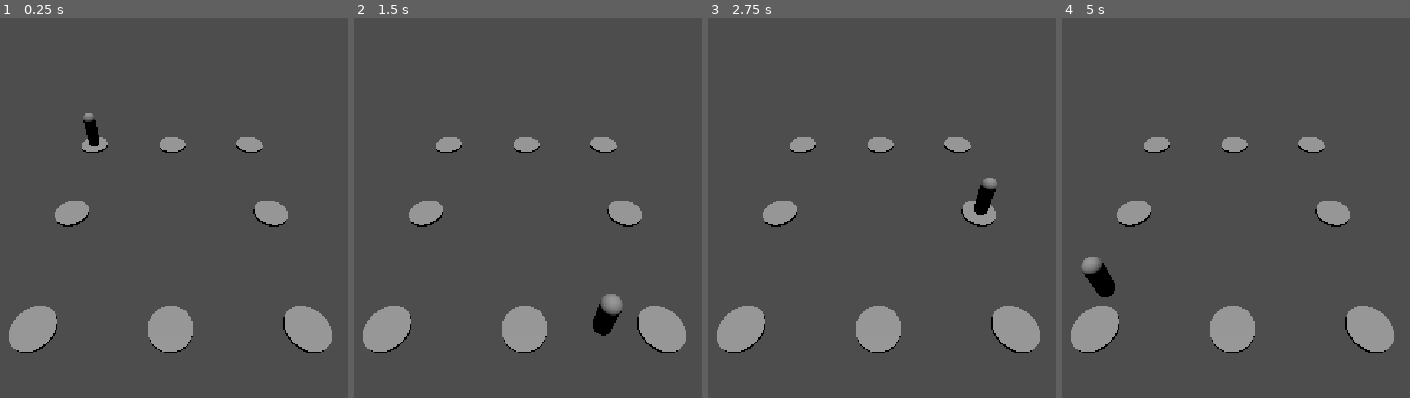
Above: before the commit, frames 1-4 (left to right).
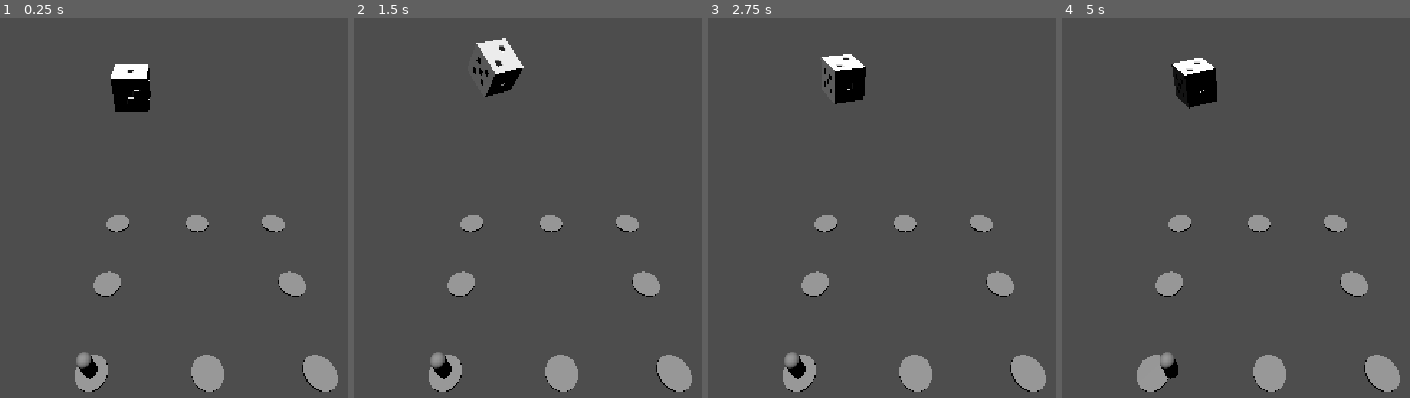
Above: after the commit, the same moments.

Repository: JoshuaG101/Godot_Game_Jam-HoboFight
Game: Godot game, scene res://Board.tscn
Same seed, same stepped clock (60 frames per second), same inputs: the game is played once before the commit and once after it. Before the commit the project has no main scene; this scene is started directly in both runs.
Inputs:
- Up to frame 1 (0.25 s): no input
- Up to frame 2 (1.5 s): tap Enter (ui_accept) at 0.5, 1.35 s; hold Enter (ui_accept) 0.53-1.28 s
- Up to frame 3 (2.75 s): tap Enter (ui_accept) at 1.52, 1.82 s; hold Enter (ui_accept) from 2.03 s (still down)
- Up to frame 4 (5 s): release Enter (ui_accept) at 2.78 s; tap Enter (ui_accept) at 2.85, 3.02, 3.32, 4.35, 4.52, 4.82 s; hold Enter (ui_accept) 3.53-4.28 s

The runs differ from the first frame. In frame 1, 11% of the frame differs, in the area x 2-98%, y 12-99%; in frame 2, 11%; in frame 3, 11%; in frame 4, 11%, in the area x 2-98%, y 10-99%.

Commit message:
Die movement system
Reworked the movement system so that it now moves via a die.

Diff:
--- a/board/Board.tscn
+++ b/board/Board.tscn
@@ -2,46 +2,114 @@
 
 [ext_resource type="PackedScene" uid="uid://dpupvrnyvh04l" path="res://MPTiles.tscn" id="1_nd4as"]
 [ext_resource type="PackedScene" uid="uid://c256lbtq7n0ge" path="res://player.tscn" id="2_3ng4l"]
+[ext_resource type="PackedScene" uid="uid://die1wplxa7la2" path="res://die.tscn" id="3_otxgx"]
+
+[sub_resource type="PhysicsMaterial" id="PhysicsMaterial_shskd"]
+bounce = 1.0
+
+[sub_resource type="BoxShape3D" id="BoxShape3D_jk7c4"]
+size = Vector3(1.0063477, 2.2236938, 18.1427)
+
+[sub_resource type="BoxShape3D" id="BoxShape3D_hmt4g"]
+size = Vector3(17.038666, 0.33984375, 17.61441)
 
 [node name="Board" type="Node3D" unique_id=1801319119]
 
-[node name="marioPartyTiles" parent="." unique_id=1257134171 instance=ExtResource("1_nd4as")]
+[node name="Camera3D" type="Camera3D" parent="." unique_id=1758973941]
+transform = Transform3D(-4.371139e-08, 0.7071068, -0.7071067, 0, 0.7071067, 0.7071068, 1, 3.090862e-08, -3.0908616e-08, -2.6318007, 10.139526, 2.5260224)
+
+[node name="Player" parent="." unique_id=596035739 node_paths=PackedStringArray("current_space", "dice") instance=ExtResource("2_3ng4l")]
+transform = Transform3D(1, 0, 0, 0, 1, 0, 0, 0, 1, 0.025871038, 0.24175477, 0.03738749)
+current_space = NodePath("../Node/marioPartyTiles")
+dice = NodePath("../Die")
+
+[node name="DirectionalLight3D" type="DirectionalLight3D" parent="." unique_id=86552288]
+transform = Transform3D(1, 0, 0, 0, -0.006063468, 0.99998164, 0, -0.99998164, -0.006063468, 0, 7.1043534, 0)
+
+[node name="Node" type="Node" parent="." unique_id=1550546266]
+
+[node name="marioPartyTiles" parent="Node" unique_id=1257134171 instance=ExtResource("1_nd4as")]
 next_nodes = Array[NodePath]([NodePath("../marioPartyTiles2"), NodePath("../marioPartyTiles3"), NodePath("../marioPartyTiles4"), NodePath("../marioPartyTiles5"), NodePath("../marioPartyTiles6"), NodePath("../marioPartyTiles7"), NodePath("../marioPartyTiles8")])
 
-[node name="marioPartyTiles2" parent="." unique_id=1460236739 instance=ExtResource("1_nd4as")]
+[node name="marioPartyTiles2" parent="Node" unique_id=1460236739 instance=ExtResource("1_nd4as")]
 transform = Transform3D(1, 0, 0, 0, 1, 0, 0, 0, 1, 0, 0, 3.5630155)
 next_nodes = Array[NodePath]([NodePath("../marioPartyTiles3")])
 
-[node name="marioPartyTiles3" parent="." unique_id=608240149 instance=ExtResource("1_nd4as")]
+[node name="marioPartyTiles3" parent="Node" unique_id=608240149 instance=ExtResource("1_nd4as")]
 transform = Transform3D(1, 0, 0, 0, 1, 0, 0, 0, 1, 0, 0, 7)
 next_nodes = Array[NodePath]([NodePath("../marioPartyTiles4")])
 
-[node name="marioPartyTiles4" parent="." unique_id=1848073407 instance=ExtResource("1_nd4as")]
+[node name="marioPartyTiles4" parent="Node" unique_id=1848073407 instance=ExtResource("1_nd4as")]
 transform = Transform3D(1, 0, 0, 0, 1, 0, 0, 0, 1, 3, 0, 7)
 next_nodes = Array[NodePath]([NodePath("../marioPartyTiles5")])
 
-[node name="marioPartyTiles5" parent="." unique_id=1062698871 instance=ExtResource("1_nd4as")]
+[node name="marioPartyTiles5" parent="Node" unique_id=1062698871 instance=ExtResource("1_nd4as")]
 transform = Transform3D(1, 0, 0, 0, 1, 0, 0, 0, 1, 6, 0, 7)
 next_nodes = Array[NodePath]([NodePath("../marioPartyTiles6")])
 
-[node name="marioPartyTiles6" parent="." unique_id=394575423 instance=ExtResource("1_nd4as")]
+[node name="marioPartyTiles6" parent="Node" unique_id=394575423 instance=ExtResource("1_nd4as")]
 transform = Transform3D(1, 0, 0, 0, 1, 0, 0, 0, 1, 6, 0, 3.5630155)
 next_nodes = Array[NodePath]([NodePath("../marioPartyTiles7")])
 
-[node name="marioPartyTiles7" parent="." unique_id=421402062 instance=ExtResource("1_nd4as")]
+[node name="marioPartyTiles7" parent="Node" unique_id=421402062 instance=ExtResource("1_nd4as")]
 transform = Transform3D(1, 0, 0, 0, 1, 0, 0, 0, 1, 6, 0, 0)
 next_nodes = Array[NodePath]([NodePath("../marioPartyTiles8")])
 
-[node name="marioPartyTiles8" parent="." unique_id=604033614 instance=ExtResource("1_nd4as")]
+[node name="marioPartyTiles8" parent="Node" unique_id=604033614 instance=ExtResource("1_nd4as")]
 transform = Transform3D(1, 0, 0, 0, 1, 0, 0, 0, 1, 3, 0, 0)
 next_nodes = Array[NodePath]([NodePath("../marioPartyTiles")])
 
-[node name="Camera3D" type="Camera3D" parent="." unique_id=1758973941]
-transform = Transform3D(1, 0, 0, 0, 0.7071067, 0.7071068, 0, -0.7071068, 0.7071067, 3.0583024, 6.5702777, 9.561741)
+[node name="Node2" type="Node" parent="." unique_id=621222356]
 
-[node name="Player" parent="." unique_id=596035739 node_paths=PackedStringArray("current_space") instance=ExtResource("2_3ng4l")]
-transform = Transform3D(1, 0, 0, 0, 1, 0, 0, 0, 1, 0.025871038, 0.24175477, -0.11351812)
-current_space = NodePath("../marioPartyTiles")
+[node name="StaticBody3D2" type="StaticBody3D" parent="Node2" unique_id=1415341671]
+transform = Transform3D(-7.54979e-08, 6.600236e-15, 1, -8.742278e-08, -1, 0, 1, -8.742278e-08, 7.54979e-08, 9.715781, 2.0653245, -6.107376)
+physics_material_override = SubResource("PhysicsMaterial_shskd")
 
-[node name="DirectionalLight3D" type="DirectionalLight3D" parent="." unique_id=86552288]
-transform = Transform3D(1, 0, 0, 0, -0.006063468, 0.99998164, 0, -0.99998164, -0.006063468, 0, 7.1043534, 0)
+[node name="CollisionShape3D" type="CollisionShape3D" parent="Node2/StaticBody3D2" unique_id=1867925731]
+transform = Transform3D(1, 0, 0, 0, 1, 0, 0, 0, 1, 0.40629148, -0.17809439, 7.700898)
+shape = SubResource("BoxShape3D_jk7c4")
+
+[node name="StaticBody3D" type="StaticBody3D" parent="Node2" unique_id=62297447]
+transform = Transform3D(-7.54979e-08, 6.600236e-15, 1, -8.742278e-08, -1, 0, 1, -8.742278e-08, 7.54979e-08, 19.420607, 2.4828982, 13.154551)
+physics_material_override = SubResource("PhysicsMaterial_shskd")
+
+[node name="CollisionShape3D" type="CollisionShape3D" parent="Node2/StaticBody3D" unique_id=1079628115]
+transform = Transform3D(1, 0, 0, 0, 1, 0, 0, 0, 1, -0.0031738281, 0.028816223, -2.0429688)
+shape = SubResource("BoxShape3D_jk7c4")
+
+[node name="StaticBody3D3" type="StaticBody3D" parent="Node2" unique_id=1701462767]
+transform = Transform3D(1, 0, 0, 0, 1, 0, 0, 0, 1, 8.783746, 2.4828982, 5.768638)
+physics_material_override = SubResource("PhysicsMaterial_shskd")
+
+[node name="CollisionShape3D" type="CollisionShape3D" parent="Node2/StaticBody3D3" unique_id=1221046046]
+transform = Transform3D(1, 0, 0, 0, 1, 0, 0, 0, 1, -0.0031738281, -0.17913818, -2.0429688)
+shape = SubResource("BoxShape3D_jk7c4")
+
+[node name="StaticBody3D4" type="StaticBody3D" parent="Node2" unique_id=1719984837]
+transform = Transform3D(1, 0, -1.7484555e-07, 0, 1, 0, 1.7484555e-07, 0, 1, 26.028126, 2.4828982, 5.7686396)
+physics_material_override = SubResource("PhysicsMaterial_shskd")
+
+[node name="CollisionShape3D" type="CollisionShape3D" parent="Node2/StaticBody3D4" unique_id=387803379]
+transform = Transform3D(1, 0, 0, 0, 1, 0, 0, 0, 1, -0.0031738281, -0.17913818, -2.0429688)
+shape = SubResource("BoxShape3D_jk7c4")
+
+[node name="StaticBody3D5" type="StaticBody3D" parent="Node2" unique_id=1235171771]
+transform = Transform3D(-1, 0, 1.509958e-07, 0, 1, 0, -1.509958e-07, 0, -1, 15.419326, -0.84983253, 1.4008803)
+physics_material_override = SubResource("PhysicsMaterial_shskd")
+
+[node name="CollisionShape3D" type="CollisionShape3D" parent="Node2/StaticBody3D5" unique_id=1446540015]
+transform = Transform3D(1, 0, 0, 0, 1, 0, 0, 0, 1, -2.1009722, 2.0755215, -2.4458187)
+shape = SubResource("BoxShape3D_hmt4g")
+
+[node name="StaticBody3D6" type="StaticBody3D" parent="Node2" unique_id=977886552]
+transform = Transform3D(1, 0, -3.019916e-07, 0, 1, 0, 3.019916e-07, 0, 1, 19.03674, 3.9200153, -26.00331)
+physics_material_override = SubResource("PhysicsMaterial_shskd")
+
+[node name="CollisionShape3D" type="CollisionShape3D" parent="Node2/StaticBody3D6" unique_id=2036244190]
+transform = Transform3D(1, 0, 0, 0, 1, 0, 0, 0, 1, -2.1009712, -2.864201, -2.4458187)
+shape = SubResource("BoxShape3D_hmt4g")
+
+[node name="Die" parent="." unique_id=1470165970 instance=ExtResource("3_otxgx")]
+transform = Transform3D(1, 0, 0, 0, 1, 0, 0, 0, 1, 14.61556, 2.4466233, 0)
+mass = 1.0
+gravity_scale = 2.0
--- /dev/null
+++ b/board/die.gd
@@ -0,0 +1,71 @@
+extends RigidBody3D
+
+@onready var raycasts = $Raycasts.get_children()
+
+var start_pos
+var jump_force = 5.0
+var horizontal_drift = 2.0
+var roll_strength = 15.0
+
+var is_rolling = false
+
+signal roll_finished(value)
+
+
+func _ready():
+	start_pos = global_position
+
+	var phys_mat = PhysicsMaterial.new()
+	phys_mat.bounce = 0.05
+	phys_mat.friction = 0.8
+	physics_material_override = phys_mat
+
+	linear_damp = 2.0
+	angular_damp = 2.0
+
+	# CRITICAL: Connect the built-in signal to your function via code!
+	if not sleeping_state_changed.is_connected(_on_sleeping_state_changed):
+		sleeping_state_changed.connect(_on_sleeping_state_changed)
+
+
+func _roll():
+	sleeping = false
+	freeze = false
+	transform.origin = start_pos
+	linear_velocity = Vector3.ZERO
+	angular_velocity = Vector3.ZERO
+
+	transform.basis = Basis(Vector3.RIGHT, randf_range(0, 2 * PI))
+	transform.basis = Basis(Vector3.UP, randf_range(0, 2 * PI)) * transform.basis
+	transform.basis = Basis(Vector3.FORWARD, randf_range(0, 2 * PI)) * transform.basis
+
+	var random_dir = Vector3(randf_range(-1, 1), 0, randf_range(-1, 1)).normalized()
+	var impulse = (random_dir * horizontal_drift) + (Vector3.UP * jump_force)
+
+	apply_central_impulse(impulse)
+
+	angular_velocity = Vector3(
+		randf_range(-1, 1),
+		randf_range(-1, 1),
+		randf_range(-1, 1)
+	).normalized() * roll_strength
+
+	is_rolling = true
+	print("Die rolled! Waiting for it to stop...")
+
+
+func _on_sleeping_state_changed() -> void:
+	if sleeping and is_rolling:
+		print("Die went to sleep. Checking raycasts...")
+		var landed_on_side = false
+		for raycast in raycasts:
+			if raycast.is_colliding():
+				print("Raycast hit! Landed on side value: ", raycast.opposite_side)
+				roll_finished.emit(raycast.opposite_side)
+				is_rolling = false
+				landed_on_side = true
+				break
+
+		if !landed_on_side:
+			print("Missed all raycasts, giving a tiny nudge...")
+			apply_central_impulse(Vector3(0, 0.5, 0))
--- /dev/null
+++ b/board/die.tscn
@@ -0,0 +1,55 @@
+[gd_scene format=3 uid="uid://die1wplxa7la2"]
+
+[ext_resource type="Script" uid="uid://splynekfxlj4" path="res://die.gd" id="1_gxo0y"]
+[ext_resource type="PackedScene" uid="uid://djpleeqabcsjs" path="res://Die.glb" id="2_muu1c"]
+[ext_resource type="PackedScene" uid="uid://0ov4utry8iml" path="res://die_ray_cast.tscn" id="3_muu1c"]
+
+[sub_resource type="PhysicsMaterial" id="PhysicsMaterial_muu1c"]
+
+[sub_resource type="BoxShape3D" id="BoxShape3D_jk7c4"]
+size = Vector3(2, 2, 2)
+
+[node name="Die" type="RigidBody3D" unique_id=1470165970]
+transform = Transform3D(0.265, 0, 0, 0, 0.265, 0, 0, 0, 0.265, 0, 0, 0)
+mass = 1000.0
+physics_material_override = SubResource("PhysicsMaterial_muu1c")
+gravity_scale = 8.0
+freeze = true
+script = ExtResource("1_gxo0y")
+
+[node name="Die" parent="." unique_id=522605296 instance=ExtResource("2_muu1c")]
+
+[node name="CollisionShape3D" type="CollisionShape3D" parent="." unique_id=2101733702]
+shape = SubResource("BoxShape3D_jk7c4")
+
+[node name="Raycasts" type="Node3D" parent="." unique_id=1492974846]
+
+[node name="DieRayCast" parent="Raycasts" unique_id=80182200 instance=ExtResource("3_muu1c")]
+transform = Transform3D(1, 0, 0, 0, 1, 0, 0, 0, 1, 0, -1, 0)
+target_position = Vector3(0, -0.3, 0)
+opposite_side = 1
+
+[node name="DieRayCast2" parent="Raycasts" unique_id=1966079193 instance=ExtResource("3_muu1c")]
+transform = Transform3D(-4.371139e-08, -1, 0, 1, -4.371139e-08, 0, 0, 0, 1, 1, 0, 0.3192525)
+target_position = Vector3(0, -0.3, 0)
+opposite_side = 3
+
+[node name="DieRayCast3" parent="Raycasts" unique_id=1547401976 instance=ExtResource("3_muu1c")]
+transform = Transform3D(1.3113416e-07, 1, 0, -1, 1.3113416e-07, 0, 0, 0, 1, -1, -5.9604645e-08, 0)
+target_position = Vector3(0, -0.3, 0)
+opposite_side = 5
+
+[node name="DieRayCast4" parent="Raycasts" unique_id=1394682869 instance=ExtResource("3_muu1c")]
+transform = Transform3D(-1, -8.742278e-08, 0, 8.742278e-08, -1, 0, 0, 0, 1, 0, 1, 0.0020439052)
+target_position = Vector3(0, -0.3, 0)
+opposite_side = 6
+
+[node name="DieRayCast6" parent="Raycasts" unique_id=771023261 instance=ExtResource("3_muu1c")]
+transform = Transform3D(1, 0, 0, 0, 0.017177224, -0.9998525, 0, 0.9998525, 0.017177224, 0, 0, -1)
+target_position = Vector3(0, -0.3, 0)
+opposite_side = 2
+
+[node name="DieRayCast5" parent="Raycasts" unique_id=1965828144 instance=ExtResource("3_muu1c")]
+transform = Transform3D(1, 0, 0, 0, -4.371139e-08, 1, 0, -1, -4.371139e-08, 0, 0, 1)
+target_position = Vector3(0, -0.3, 0)
+opposite_side = 4
--- /dev/null
+++ b/board/die_ray_cast.tscn
@@ -0,0 +1,8 @@
+[gd_scene format=3 uid="uid://0ov4utry8iml"]
+
+[ext_resource type="Script" uid="uid://c1hu42u0oeai3" path="res://ray_cast_3d.gd" id="1_rfaqe"]
+
+[node name="DieRayCast" type="RayCast3D" unique_id=80182200]
+target_position = Vector3(0, -0.1, 0)
+hit_from_inside = true
+script = ExtResource("1_rfaqe")
--- a/board/player.gd
+++ b/board/player.gd
@@ -1,9 +1,11 @@
 extends Node3D
 
 @export var current_space: BoardNode3D
+@export var dice: RigidBody3D # Drag your Die RigidBody3D here in the Inspector
 @export var move_speed: float = 4.0 # Higher is faster
 
 var is_moving: bool = false
+var is_rolling: bool = false
 
 func _ready() -> void:
 	if not current_space:
@@ -13,16 +15,25 @@
 	# Snap to the starting space immediately when the game loads
 	global_position = current_space.global_position
 
+	if dice:
+		# Connect to the die's signal so we receive the rolled number when it stops
+		dice.roll_finished.connect(_on_dice_roll_finished)
+	else:
+		push_error("Player is missing the Dice reference in the Inspector!")
 
-func _process(delta: float) -> void:
-	if Input.is_action_just_pressed("ui_accept") and not is_moving:
-		if not current_space:
-			print("Cannot move: current_space is missing!")
-			return
 
-		var dice_roll = randi_range(1, 6)
-		print("Rolled a: ", dice_roll)
-		move_steps(dice_roll)
+func _input(event: InputEvent) -> void:
+	# Press spacebar to start a turn (if we aren't already moving or rolling)
+	if event.is_action_pressed("ui_accept") and not is_moving and not is_rolling:
+		if dice:
+			is_rolling = true
+			dice._roll() # Trigger the physical die roll
+
+
+func _on_dice_roll_finished(roll_value: int) -> void:
+	is_rolling = false
+	print("Physical die rolled a: ", roll_value)
+	move_steps(roll_value)
 
 
 func move_steps(steps: int) -> void:
--- a/board/project.godot
+++ b/board/project.godot
@@ -11,6 +11,7 @@
 [application]
 
 config/name="Board"
+run/main_scene="uid://pbanh1aksxch"
 config/features=PackedStringArray("4.7", "Forward Plus")
 config/icon="res://icon.svg"
 
--- /dev/null
+++ b/board/ray_cast_3d.gd
@@ -0,0 +1,6 @@
+extends RayCast3D
+
+@export var opposite_side: int
+
+func _ready():
+	add_exception(owner)
Binary file added: board/Die.glb
Not shown, added: board/Die.glb.import
Not shown, added: board/die.gd.uid
Not shown, added: board/ray_cast_3d.gd.uid
